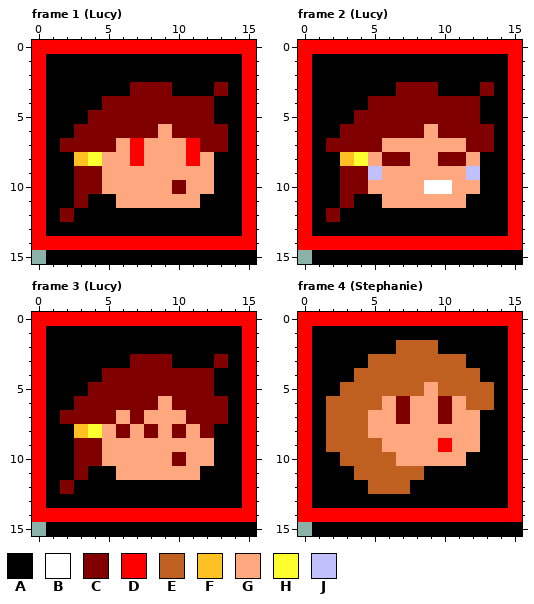
Pixel-art file, stored at res/gfx/Source Aseprite Files/player-icons.aseprite. The picture above was drawn from the file before the commit.
16x16 pixels, 18 frames. Shown: frame 1 (Lucy), frame 2 (Lucy), frame 3 (Lucy), frame 4 (Stephanie). The commit also changed other frames, which this record leaves out.
Palette (. is transparent): A #000000  B #ffffff  C #800000  D #ff0000  E #c06020  F #ffc024  G #ffa880  H #ffff2f  J #c0c0ff
The result:
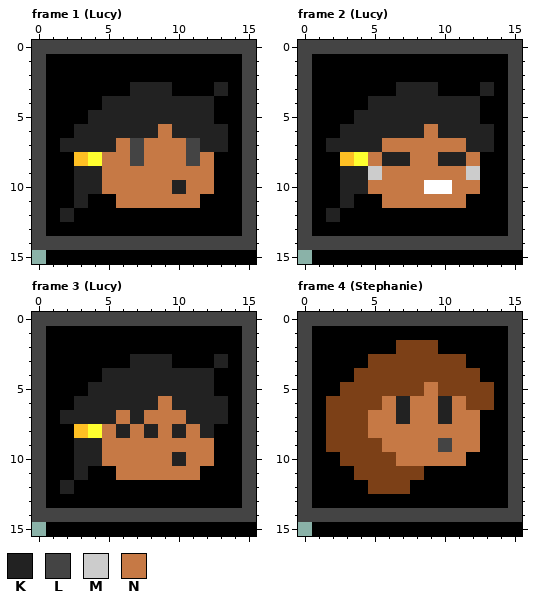
Colours new in this view: K #222222  L #444444  M #cccccc  N #c67945
Changes in this commit:
@@ palette @@
-E #c06020
+E #7c4017
--- frame 1 (Lucy)
@@ x 0..15 @@
- 0 DDDDDDDDDDDDDDDD
- 1 DAAAAAAAAAAAAAAD
- 2 DAAAAAAAAAAAAAAD
- 3 DAAAAAACCCAAACAD
- 4 DAAAACCCCCCCCAAD
- 5 DAAACCCCCCCCCAAD
- 6 DAACCCCCCGCCCCAD
- 7 DACCCCGDGGGDCCAD
- 8 DAAFHGGDGGGDGAAD
- 9 DAACCGGGGGGGGAAD
-10 DAACCGGGGGCGGAAD
-11 DAACAAGGGGGGAAAD
-12 DACAAAAAAAAAAAAD
-13 DAAAAAAAAAAAAAAD
-14 DDDDDDDDDDDDDDDD
+ 0 LLLLLLLLLLLLLLLL
+ 1 LAAAAAAAAAAAAAAL
+ 2 LAAAAAAAAAAAAAAL
+ 3 LAAAAAAKKKAAAKAL
+ 4 LAAAAKKKKKKKKAAL
+ 5 LAAAKKKKKKKKKAAL
+ 6 LAAKKKKKKNKKKKAL
+ 7 LAKKKKNLNNNLKKAL
+ 8 LAAFHNNLNNNLNAAL
+ 9 LAAKKNNNNNNNNAAL
+10 LAAKKNNNNNKNNAAL
+11 LAAKAANNNNNNAAAL
+12 LAKAAAAAAAAAAAAL
+13 LAAAAAAAAAAAAAAL
+14 LLLLLLLLLLLLLLLL
 15 .AAAAAAAAAAAAAAA
--- frame 2 (Lucy)
@@ x 0..15 @@
- 0 DDDDDDDDDDDDDDDD
- 1 DAAAAAAAAAAAAAAD
- 2 DAAAAAAAAAAAAAAD
- 3 DAAAAAACCCAAACAD
- 4 DAAAACCCCCCCCAAD
- 5 DAAACCCCCCCCCAAD
- 6 DAACCCCCCGCCCCAD
- 7 DACCCCGGGGGGCCAD
- 8 DAAFHGCCGGCCGAAD
- 9 DAACCJGGGGGGJAAD
-10 DAACCGGGGBBGGAAD
-11 DAACAAGGGGGGAAAD
-12 DACAAAAAAAAAAAAD
-13 DAAAAAAAAAAAAAAD
-14 DDDDDDDDDDDDDDDD
+ 0 LLLLLLLLLLLLLLLL
+ 1 LAAAAAAAAAAAAAAL
+ 2 LAAAAAAAAAAAAAAL
+ 3 LAAAAAAKKKAAAKAL
+ 4 LAAAAKKKKKKKKAAL
+ 5 LAAAKKKKKKKKKAAL
+ 6 LAAKKKKKKNKKKKAL
+ 7 LAKKKKNNNNNNKKAL
+ 8 LAAFHNKKNNKKNAAL
+ 9 LAAKKMNNNNNNMAAL
+10 LAAKKNNNNBBNNAAL
+11 LAAKAANNNNNNAAAL
+12 LAKAAAAAAAAAAAAL
+13 LAAAAAAAAAAAAAAL
+14 LLLLLLLLLLLLLLLL
 15 .AAAAAAAAAAAAAAA
--- frame 3 (Lucy)
@@ x 0..15 @@
- 0 DDDDDDDDDDDDDDDD
- 1 DAAAAAAAAAAAAAAD
- 2 DAAAAAAAAAAAAAAD
- 3 DAAAAAACCCAAACAD
- 4 DAAAACCCCCCCCAAD
- 5 DAAACCCCCCCCCAAD
- 6 DAACCCCCCGCCCCAD
- 7 DACCCCGCGGGCCCAD
- 8 DAAFHGCGCGCGCAAD
- 9 DAACCGGGGGGGGAAD
-10 DAACCGGGGGCGGAAD
-11 DAACAAGGGGGGAAAD
-12 DACAAAAAAAAAAAAD
-13 DAAAAAAAAAAAAAAD
-14 DDDDDDDDDDDDDDDD
+ 0 LLLLLLLLLLLLLLLL
+ 1 LAAAAAAAAAAAAAAL
+ 2 LAAAAAAAAAAAAAAL
+ 3 LAAAAAAKKKAAAKAL
+ 4 LAAAAKKKKKKKKAAL
+ 5 LAAAKKKKKKKKKAAL
+ 6 LAAKKKKKKNKKKKAL
+ 7 LAKKKKNKNNNKKKAL
+ 8 LAAFHNKNKNKNKAAL
+ 9 LAAKKNNNNNNNNAAL
+10 LAAKKNNNNNKNNAAL
+11 LAAKAANNNNNNAAAL
+12 LAKAAAAAAAAAAAAL
+13 LAAAAAAAAAAAAAAL
+14 LLLLLLLLLLLLLLLL
 15 .AAAAAAAAAAAAAAA
--- frame 4 (Stephanie)
@@ x 0..15 @@
- 0 DDDDDDDDDDDDDDDD
- 1 DAAAAAAAAAAAAAAD
- 2 DAAAAAAEEEAAAAAD
- 3 DAAAAEEEEEEEAAAD
- 4 DAAAEEEEEEEEEAAD
- 5 DAAEEEEEEGEEEEAD
- 6 DAEEEEGCGGCGEEAD
- 7 DAEEEGGCGGCGGAAD
- 8 DAEEEGGGGGGGGAAD
- 9 DAEEEEGGGGDGGAAD
-10 DAAEEEEGGGGGAAAD
-11 DAAAEEEEEAAAAAAD
-12 DAAAAEEEAAAAAAAD
-13 DAAAAAAAAAAAAAAD
-14 DDDDDDDDDDDDDDDD
+ 0 LLLLLLLLLLLLLLLL
+ 1 LAAAAAAAAAAAAAAL
+ 2 LAAAAAAEEEAAAAAL
+ 3 LAAAAEEEEEEEAAAL
+ 4 LAAAEEEEEEEEEAAL
+ 5 LAAEEEEEENEEEEAL
+ 6 LAEEEENKNNKNEEAL
+ 7 LAEEENNKNNKNNAAL
+ 8 LAEEENNNNNNNNAAL
+ 9 LAEEEENNNNLNNAAL
+10 LAAEEEENNNNNAAAL
+11 LAAAEEEEEAAAAAAL
+12 LAAAAEEEAAAAAAAL
+13 LAAAAAAAAAAAAAAL
+14 LLLLLLLLLLLLLLLL
 15 .AAAAAAAAAAAAAAA
Boxes around the changes in both pictures, in picture pixels (x1, y1, x2, y2):
changed: (32, 40, 256, 250)
changed: (298, 40, 522, 250)
changed: (32, 312, 256, 522)
changed: (298, 312, 522, 522)
